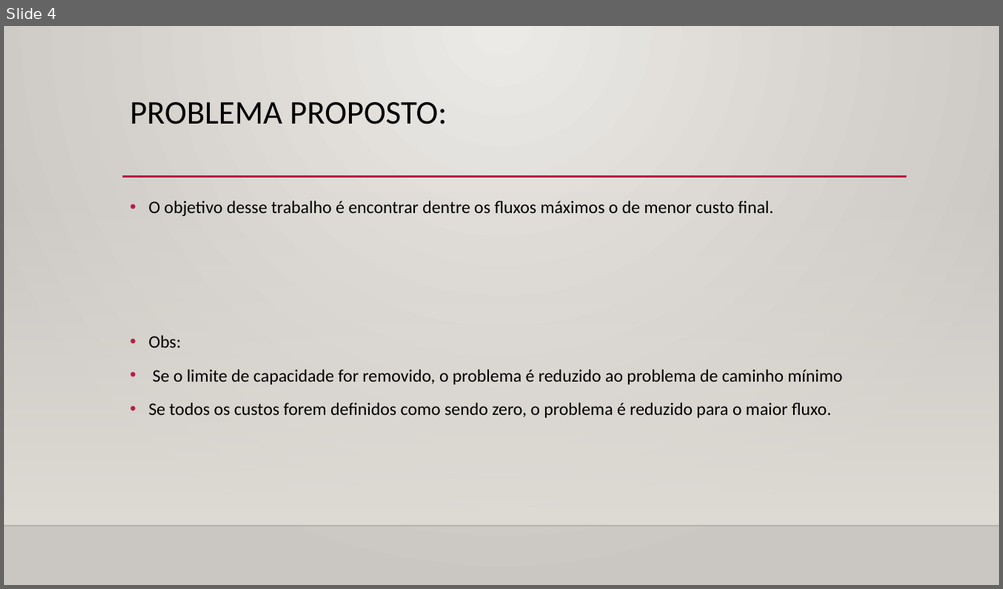
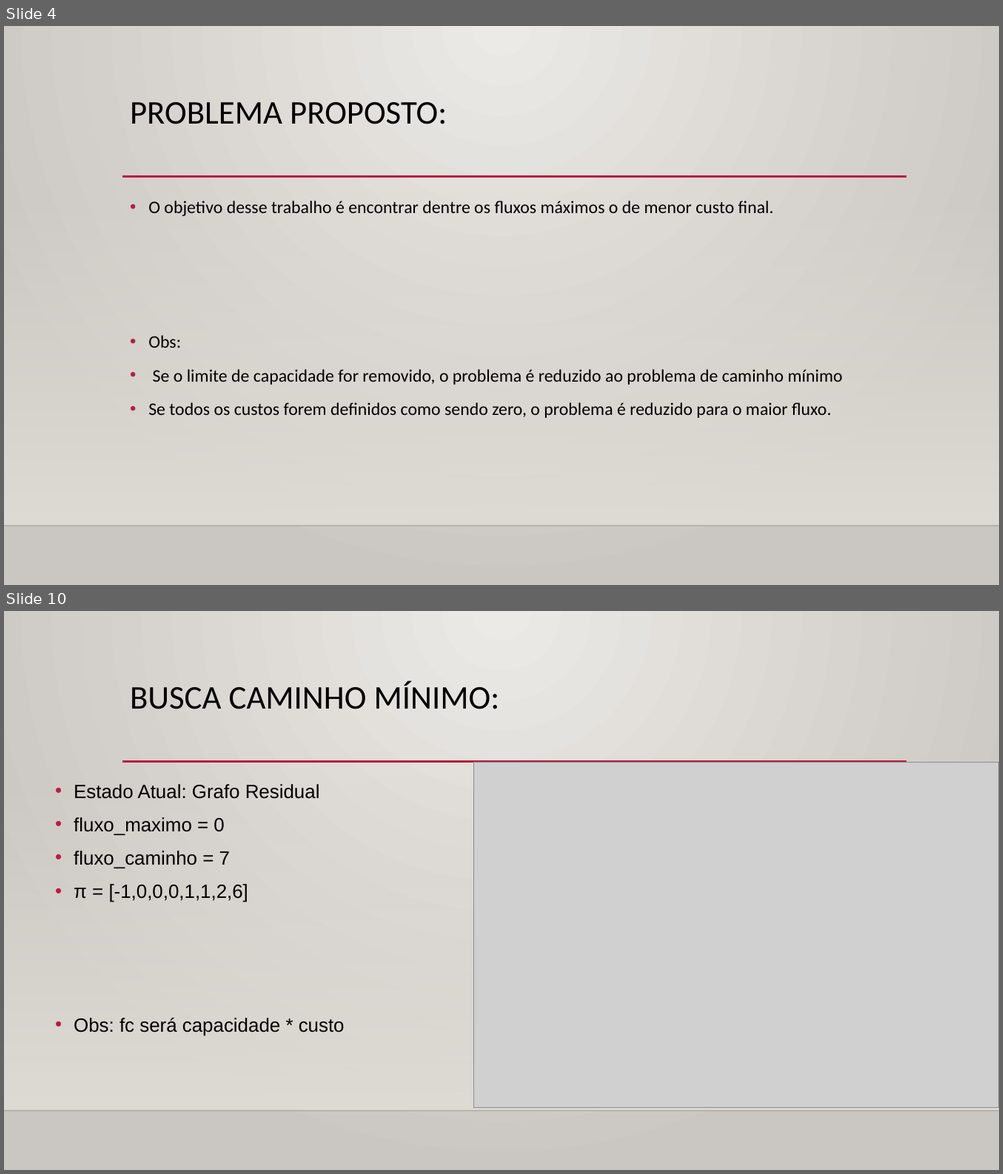
Before and after one commit to vitorhugoclz/EclipseProject, a slide deck: FluxoCustoMinimo/slides e texto/Apresentacao.pptx. Shown one above the other, each under a label of ours: slide 4 before the commit, slides 4 and 10 after it; the slides between them are not shown. The pictures are 1003x589 and 1003x1174 pixels, drawn with LibreOffice and Linux fonts; fonts in the diff are those of the drawing; grey boxes stand for pictures; background and template pictures are left out. Boxes give left, top, right and bottom in pixels: in the first picture for what was removed or moved away, otherwise in the second. Text is boxed around its words. In the diff, an @@ line names an element or a change of style, - is before the commit and + after.

```diff
--- a/FluxoCustoMinimo/slides e texto/Apresentacao.pptx
+++ b/FluxoCustoMinimo/slides e texto/Apresentacao.pptx
@@ slide 10 added at (4, 611, 999, 1170), background gradient #ECEAE7 to #CAC7C1; not listed: 3 template elements that a slide beside it also shows @@
@@ title added at (130, 681, 500, 709), 32 pt, text #000000 @@
+BUSCA CAMINHO MÍNIMO:
@@ picture added at (473, 763, 999, 1108) @@
@@ text added at (74, 784, 344, 1037), 18.5 pt, text #000000 @@
+• Estado Atual: Grafo Residual
+• fluxo_maximo = 0
+• fluxo_caminho = 7
+• π = [-1,0,0,0,1,1,2,6]
+• Obs: fc será capacidade * custo
```
Also in this commit, not shown: 3 slides changed, 8 other slides added, 4 other files.
